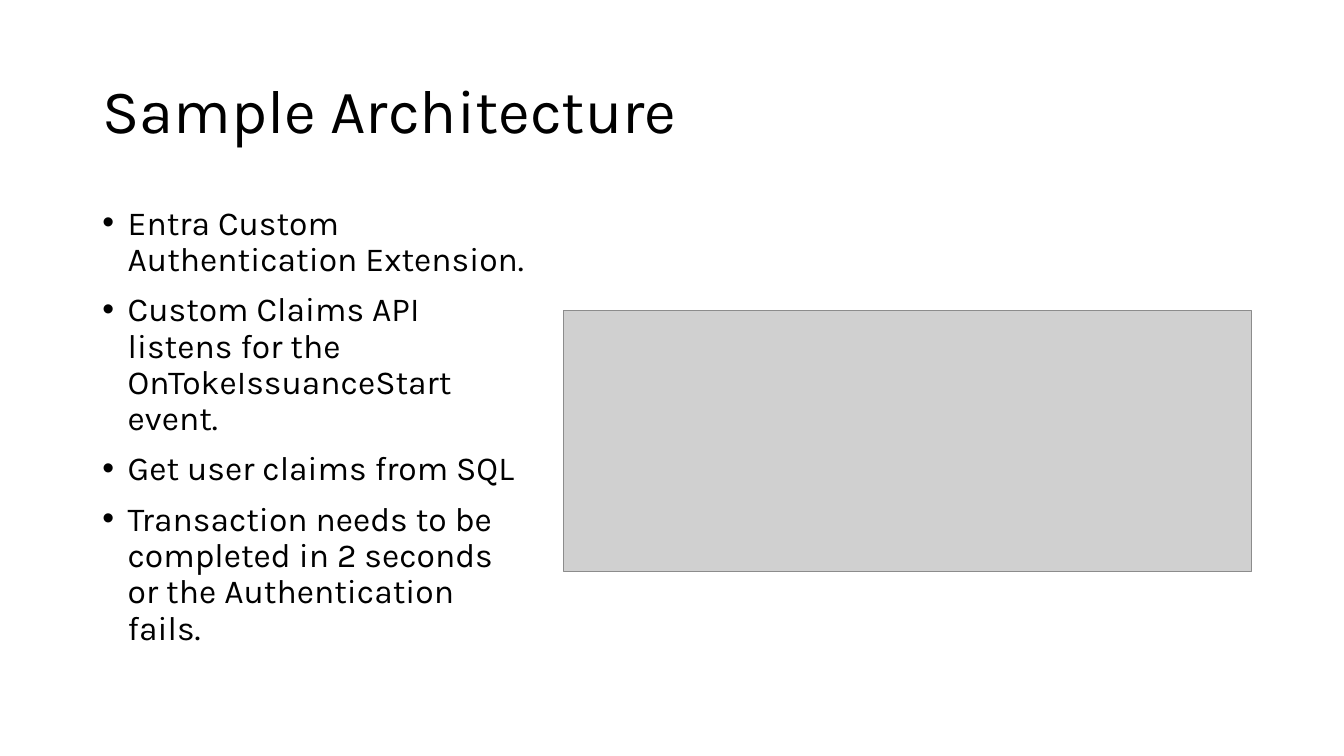
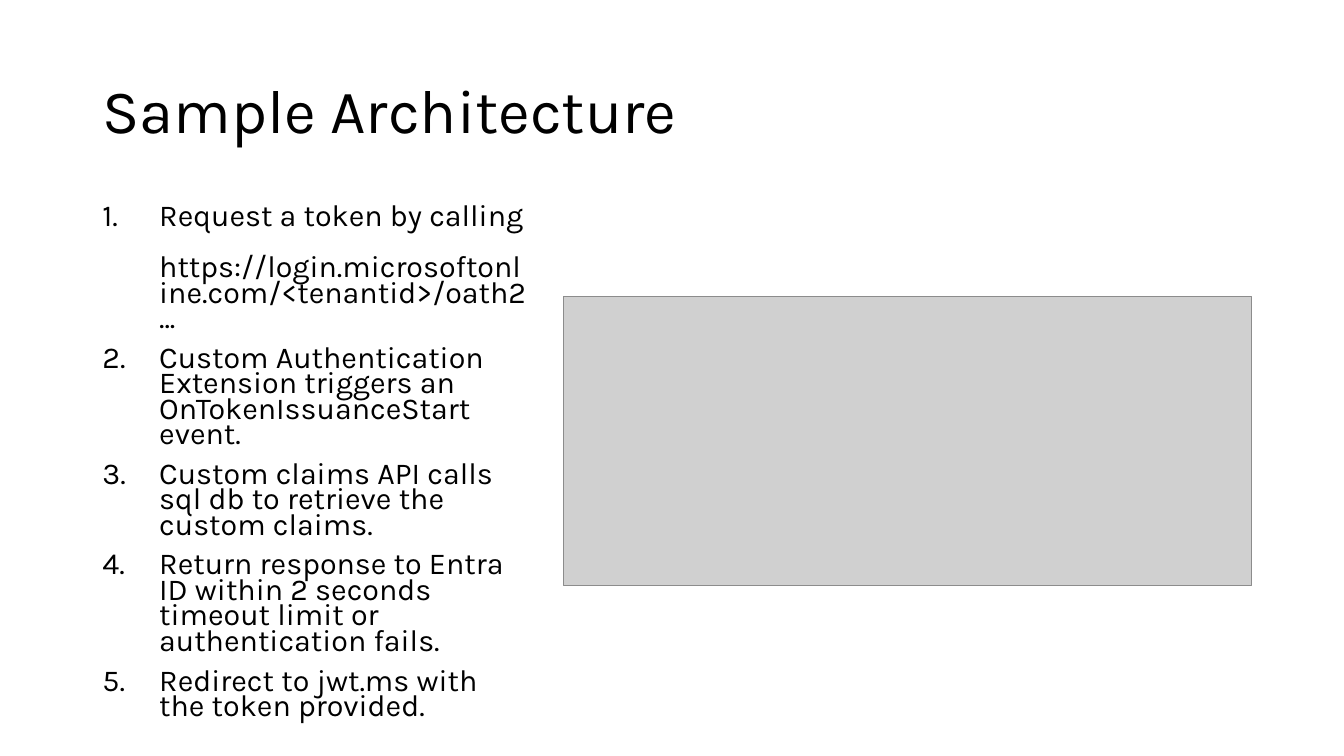
Before and after one commit to caligaris/EntraCustomAuthenticationExtensionAPI, a slide deck: slide 5 of Media/Overview.pptx. Drawn at 1344x756 pixels with LibreOffice and Linux fonts; fonts in the diff are those of the drawing; grey boxes stand for pictures. Boxes give left, top, right and bottom in pixels: in the first picture for what was removed or moved away, otherwise in the second. Text is boxed around its words. In the diff, an @@ line names an element or a change of style, - is before the commit and + after.

```diff
--- a/Media/Overview.pptx
+++ b/Media/Overview.pptx
@@ text at (159, 205, 526, 699): text changed; size 24 to 21.7 pt @@
-• Entra Custom Authentication Extension.
-• Custom Claims API listens for the OnTokeIssuanceStart event.
-• Get user claims from SQL
-• Transaction needs to be completed in 2 seconds or the Authentication fails.
+1. Request a token by calling https://login.microsoftonline.com/<tenantid>/oath2...
+2. Custom Authentication Extension triggers an OnTokenIssuanceStart event.
+3. Custom claims API calls sql db to retrieve the custom claims.
+4. Return response to Entra ID within 2 seconds timeout limit or authentication fails.
+5. Redirect to jwt.ms with the token provided.
@@ picture: place and size @@
-picture at (564, 311, 1252, 571)
+picture at (564, 296, 1252, 586)
```
Also in this commit, not shown: 3 other files.
